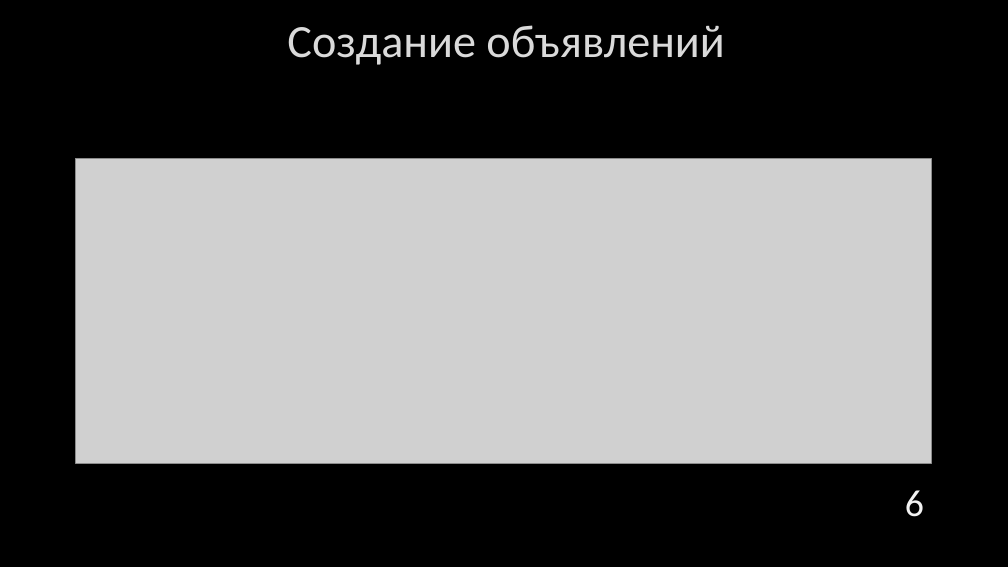
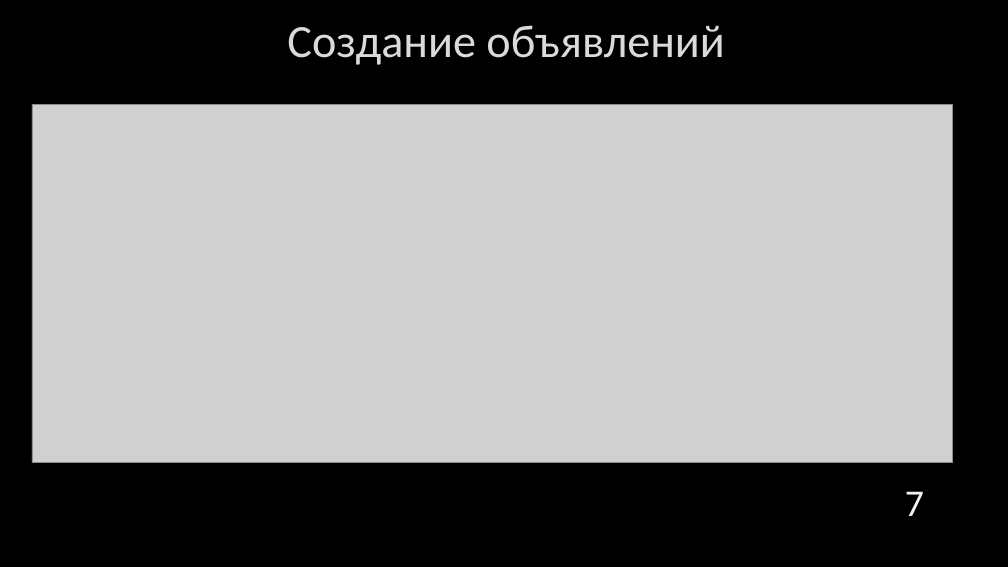
Before and after one commit to drklbri/CardTrader, a slide deck: slide 7 of Documents/prezentation.pptx (slide 6 before the commit). Drawn at 1008x567 pixels with LibreOffice and Linux fonts; fonts in the diff are those of the drawing; grey boxes stand for pictures; background and template pictures are left out. Boxes give left, top, right and bottom in pixels: in the first picture for what was removed or moved away, otherwise in the second. Text is boxed around its words. In the diff, an @@ line names an element or a change of style, - is before the commit and + after.

```diff
--- a/Documents/prezentation.pptx
+++ b/Documents/prezentation.pptx
@@ picture: place and size @@
-picture at box(76, 159, 932, 464)
+picture at box(32, 104, 953, 463)
@@ page number at box(905, 491, 924, 516): text changed @@
-6
+7
```
Also in this commit, not shown: 3 other slides changed, 1 slide added, 3 other files.
